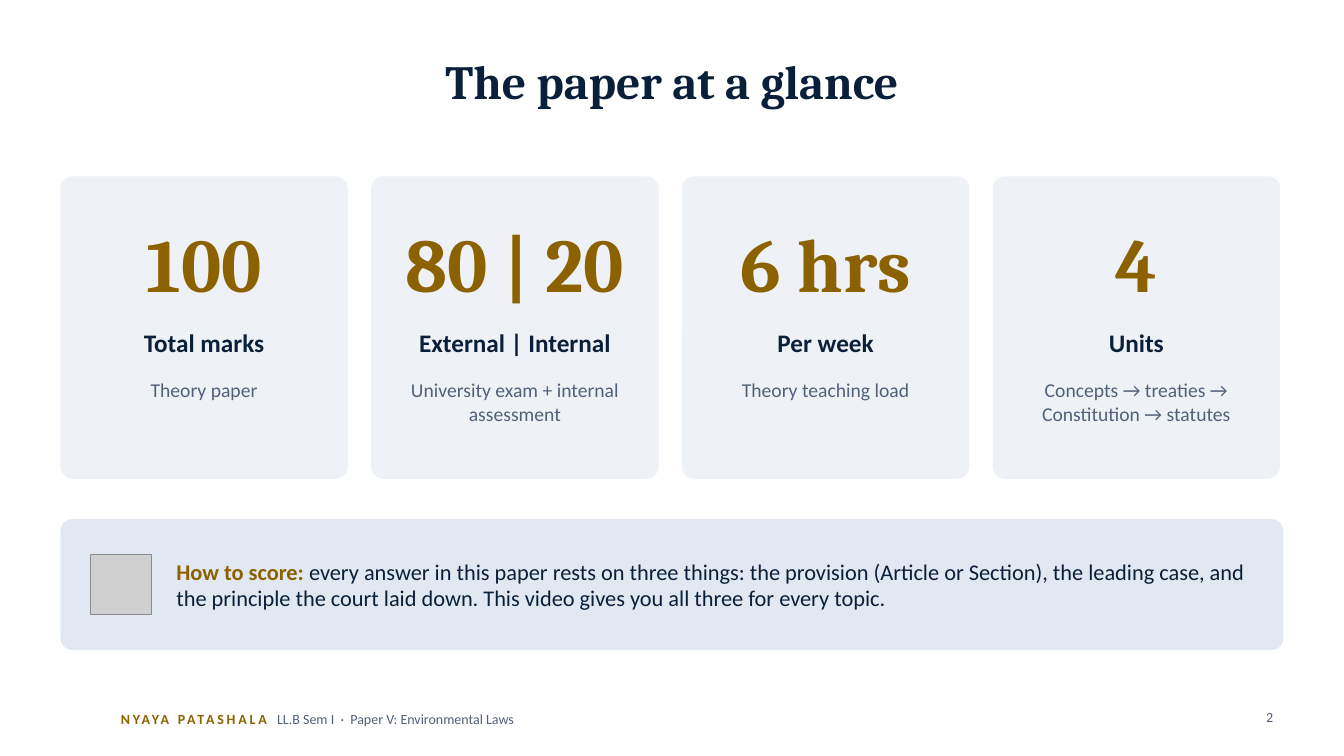
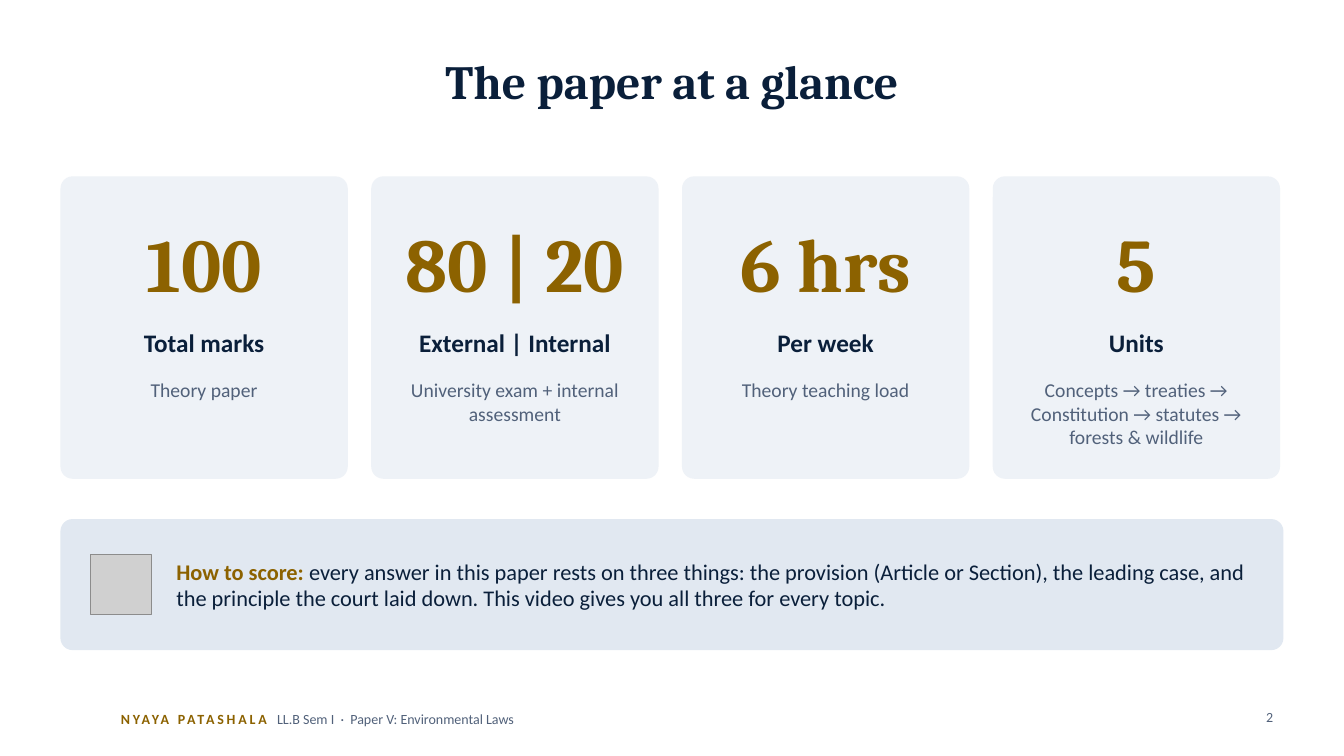
Before and after one commit to missioncivils92/current-affairs-Dasari-Mounika-, a slide deck: slide 2 of law/llb-sem1-environmental-laws/Environmental-Laws-Decoded_CLICK-animations.pptx. Drawn at 1344x756 pixels with LibreOffice and Linux fonts; fonts in the diff are those of the drawing; grey boxes stand for pictures; background and template pictures are left out. Boxes give left, top, right and bottom in pixels: in the first picture for what was removed or moved away, otherwise in the second. Text is boxed around its words. In the diff, an @@ line names an element or a change of style, - is before the commit and + after.

```diff
--- a/law/llb-sem1-environmental-laws/Environmental-Laws-Decoded_CLICK-animations.pptx
+++ b/law/llb-sem1-environmental-laws/Environmental-Laws-Decoded_CLICK-animations.pptx
@@ text at box(1117, 241, 1156, 293): text changed @@
-4
+5
@@ text at box(1031, 383, 1220, 444): text changed @@
-Concepts → treaties → Constitution → statutes
+Concepts → treaties → Constitution → statutes → forests & wildlife
```
Also in this commit, not shown: 4 other slides changed, 21 slides added, 8 slides removed, 4 other files.
